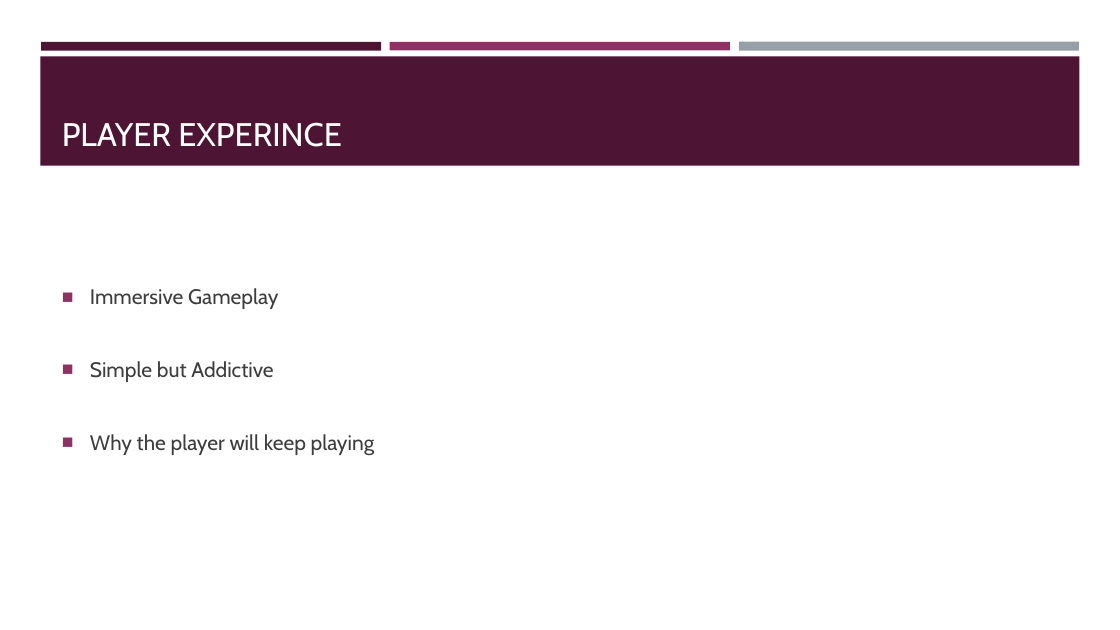
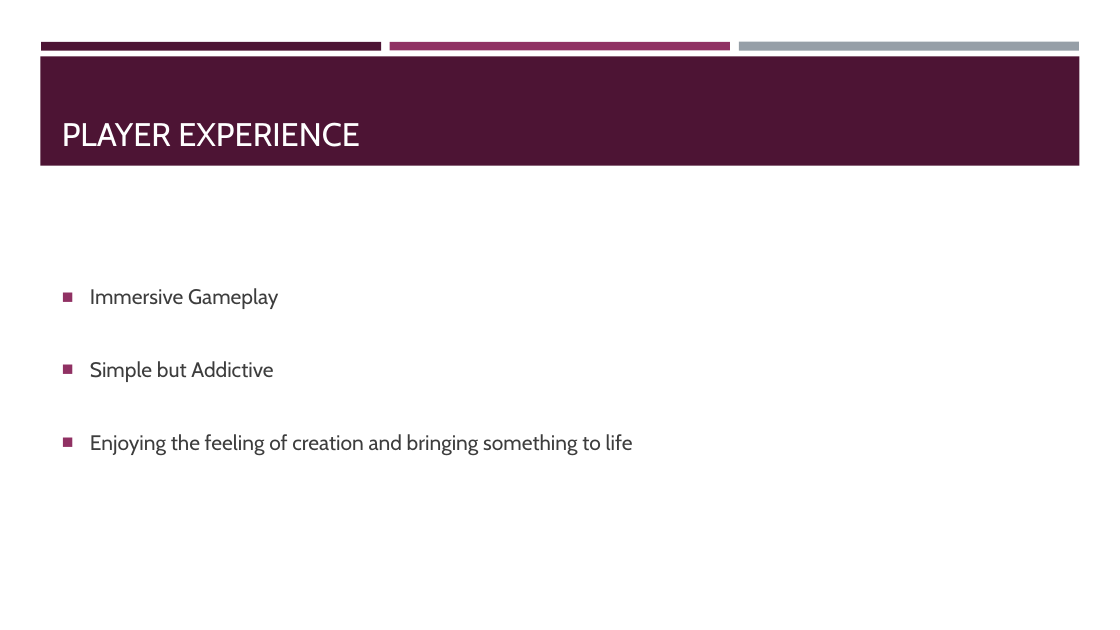
Before and after one commit to UoSGroupProjects1718/level-6-level-6-group-6, a slide deck: slide 10 of Presentations/Presentation1.pptx. Drawn at 1120x630 pixels with LibreOffice and Linux fonts; fonts in the diff are those of the drawing. Boxes give left, top, right and bottom in pixels: in the first picture for what was removed or moved away, otherwise in the second. Text is boxed around its words. In the diff, an @@ line names an element or a change of style, - is before the commit and + after.

```diff
--- a/Presentations/Presentation1.pptx
+++ b/Presentations/Presentation1.pptx
@@ title at [62, 122, 360, 147]: text changed @@
-PLAYER EXPERINCE
+PLAYER EXPERIENCE
@@ text at [90, 434, 633, 456]: text changed @@
-■ Why the player will keep playing
+■ Enjoying the feeling of creation and bringing something to life
```
Also in this commit, not shown: 2 other slides changed, 2 slides added, 2 slides removed.
